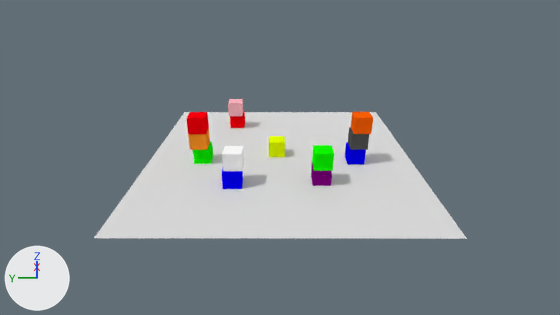
The Blender file annotation_app/web/scenes/2/scene.blend, before and after one commit.
The view is the same before and after, from the file's camera 'Camera'. Lighting does not change. The marker at lower left points along +X, +Y and +Z.

Names of what the first picture shows: 'black_cube', 'blue_cube', 'blue_cube.001', 'brown_cube', 'gray_cube', 'green_cube', 'green_cube.001', 'orange_cube', 'pink_cube', 'plane', 'purple_cube', 'red_cube', 'red_cube.001', 'yellow_cube'.
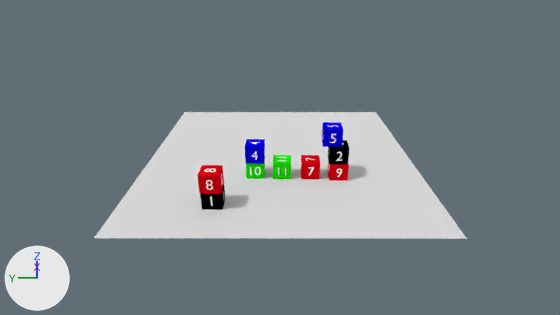
What changed in the scene script:
```text
Remove ob_green_cube_001:
    ob_green_cube_001 = bpy.data.objects.new('green_cube.001', me_cube_014)
Remove ob_blue_cube_001:
    ob_blue_cube_001 = bpy.data.objects.new('blue_cube.001', me_cube_013)
Remove ob_red_cube_001:
    ob_red_cube_001 = bpy.data.objects.new('red_cube.001', me_cube_012)
Remove ob_pink_cube:
    ob_pink_cube = bpy.data.objects.new('pink_cube', me_cube_011)
Remove ob_orange_cube:
    ob_orange_cube = bpy.data.objects.new('orange_cube', me_cube_008)
Remove ob_gray_cube:
    ob_gray_cube = bpy.data.objects.new('gray_cube', me_cube)
Remove ob_red_cube:
    ob_red_cube = bpy.data.objects.new('red_cube', me_cube_005)
Remove ob_blue_cube:
    ob_blue_cube = bpy.data.objects.new('blue_cube', me_cube_007)
Remove ob_brown_cube:
    ob_brown_cube = bpy.data.objects.new('brown_cube', me_cube_004)
Remove ob_purple_cube:
    ob_purple_cube = bpy.data.objects.new('purple_cube', me_cube_003)
Remove ob_yellow_cube:
    ob_yellow_cube = bpy.data.objects.new('yellow_cube', me_cube_002)
Remove ob_green_cube:
    ob_green_cube = bpy.data.objects.new('green_cube', me_cube_001)
Remove ob_black_cube:
    ob_black_cube = bpy.data.objects.new('black_cube', me_cube_009)
Add ob_block_11:
    ob_block_11 = bpy.data.objects.new('Block 11', me_cube_001_1)  # 120 vertices, 118 faces; spans x -1.0..1.01, y -1.0..1.0, z -1.0..1.0; in mat_material_027 (green #14df00), mat_material_028 (white #ffffff)
    ob_block_11.location = (-2.57, -0.1, 0.52)
    ob_block_11.rotation_euler = (-3.142, 0.0127, 3.122)  # degrees (-180, 0.7, 179)
    ob_block_11.scale = (0.5, 0.5, 0.5)
Add ob_block_10:
    ob_block_10 = bpy.data.objects.new('Block 10', me_cube_1)  # 1308 vertices, 1882 faces; spans x -1.0..1.0, y -1.01..1.0, z -1.01..1.0; in mat_material_025 (green #14df00), mat_material_026 (white #ffffff)
    ob_block_10.location = (-2.48, 1.39, 0.49)
    ob_block_10.rotation_euler = (-3.142, 0.0127, 3.122)  # degrees (-180, 0.7, 179)
    ob_block_10.scale = (0.5, 0.5, 0.5)
Add ob_block_9:
    ob_block_9 = bpy.data.objects.new('Block 9', me_cube_019)  # 1604 vertices, 2400 faces; spans x -1.0..1.01, y -1.0..1.01, z -1.0..1.0; in mat_material_023 (red #df0010), mat_material_024 (white #ffffff)
    ob_block_9.location = (-2.69, -3.25, 0.51)
    ob_block_9.rotation_euler = (-3.142, 0.0127, 3.122)  # degrees (-180, 0.7, 179)
    ob_block_9.scale = (0.5, 0.5, 0.5)
Add ob_block_8:
    ob_block_8 = bpy.data.objects.new('Block 8', me_cube_018)  # 2312 vertices, 3486 faces; spans x -1.01..1.01, y -1.0..1.0, z -1.01..1.0; in mat_material_021 (red #df0010), mat_material_022 (white #ffffff)
    ob_block_8.location = (-5.56, 3.3, 1.47)
    ob_block_8.rotation_euler = (-3.142, 0.0127, 3.122)  # degrees (-180, 0.7, 179)
    ob_block_8.scale = (0.5, 0.5, 0.5)
Add ob_block_7:
    ob_block_7 = bpy.data.objects.new('Block 7', me_cube_017)  # 80 vertices, 90 faces; spans x -1.01..1.01, y -1.0..1.01, z -1.0..1.01; in mat_material_019 (red #df0010), mat_material_020 (white #ffffff)
    ob_block_7.location = (-2.57, -1.7, 0.53)
    ob_block_7.rotation_euler = (-3.142, 0.0127, 3.122)  # degrees (-180, 0.7, 179)
    ob_block_7.scale = (0.5, 0.5, 0.5)
Add ob_block_5:
    ob_block_5 = bpy.data.objects.new('Block 5', me_cube_016)  # 944 vertices, 1386 faces; spans x -1.01..1.01, y -1.01..1.01, z -1.01..1.0; in mat_material_017 (blue #0300df), mat_material_018 (white #ffffff)
    ob_block_5.location = (-2.52, -2.82, 2.5)
    ob_block_5.rotation_euler = (-3.142, 0.0127, 3.122)  # degrees (-180, 0.7, 179)
    ob_block_5.scale = (0.5, 0.5, 0.5)
Add ob_block_4:
    ob_block_4 = bpy.data.objects.new('Block 4', me_cube_015)  # 203 vertices, 291 faces; spans x -1.01..1.01, y -1.01..1.0, z -1.0..1.0; in mat_material_015 (blue #0300df), mat_material_016 (white #ffffff)
    ob_block_4.location = (-2.56, 1.39, 1.51)
    ob_block_4.rotation_euler = (-3.142, 0.0127, 3.122)  # degrees (-180, 0.7, 179)
    ob_block_4.scale = (0.5, 0.5, 0.5)
Add ob_block_2:
    ob_block_2 = bpy.data.objects.new('Block 2', me_cube_010)  # 1432 vertices, 1940 faces; spans x -1.01..1.01, y -1.01..1.01, z -1.01..1.0; in mat_material_013 (black #000000), mat_material_014 (white #ffffff)
    ob_block_2.location = (-2.66, -3.2, 1.5)
    ob_block_2.rotation_euler = (-3.153, -0.000229, -0.0199)  # degrees (-181, 0, -1.1)
    ob_block_2.scale = (0.5, 0.5, 0.5)
Add ob_block_1:
    ob_block_1 = bpy.data.objects.new('Block 1', me_cube_006)  # 60 vertices, 58 faces; spans x -1.0..1.02, y -1.02..1.01, z -1.01..1.01; in mat_material (black #000000), mat_material_010 (white #ffffff)
    ob_block_1.location = (-5.45, 3.31, 0.5)
    ob_block_1.scale = (0.5, 0.5, 0.5)
```

Changed parts and their boxes [x1, y1, x2, y2] in the pictures (560 x 315 px):
'Block 8', added (red)
    after: [197, 165, 224, 194]
'green_cube.001', deleted (green)
    before: [312, 145, 334, 171]
'gray_cube', deleted
    before: [222, 146, 244, 171]
'Block 5', added (blue)
    after: [322, 122, 343, 147]
'Block 4', added (blue)
    after: [245, 139, 265, 164]
'Block 7', added (red)
    after: [301, 155, 320, 179]
'red_cube', deleted (red)
    before: [186, 112, 209, 134]
'orange_cube', deleted
    before: [351, 112, 373, 134]
'Block 11', added (green)
    after: [273, 155, 291, 179]
'Block 1', added
    after: [200, 185, 225, 210]
'Block 2', added
    after: [328, 140, 349, 164]
'blue_cube.001', deleted
    before: [222, 169, 243, 189]
'black_cube', deleted
    before: [348, 127, 369, 150]
'Block 9', added
    after: [328, 160, 349, 181]
'yellow_cube', deleted
    before: [269, 136, 285, 157]
'brown_cube', deleted
    before: [188, 129, 210, 150]
'purple_cube', deleted
    before: [311, 163, 332, 186]
'blue_cube', deleted
    before: [345, 142, 366, 164]
'Block 10', added
    after: [246, 158, 265, 179]
'green_cube', deleted
    before: [193, 142, 213, 164]
'pink_cube', deleted
    before: [228, 99, 244, 116]
'red_cube.001', deleted
    before: [230, 111, 245, 128]
